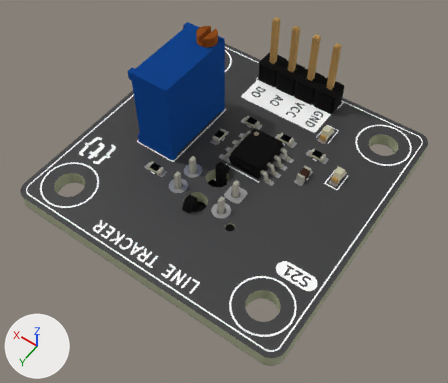
The glTF model assets/img/kit/s21.glb: old version first, new version second.
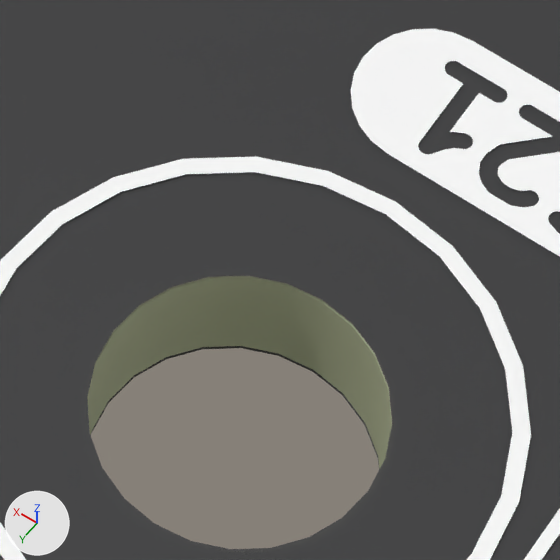
The first picture shows the older version from a 50 mm lens placed at (0.0915, -0.0804, 0.0521), pointed at (0.1149, -0.1132, 0.0005). The close-ups show the older and then the newer version on the part from 52% to 67% of the width and 67% to 84% of the height of that picture. Only the edits that show in the close-ups are written down. Lighting does not change. The marker at lower left points along +X, +Y and +Z. Where no turn or scale is listed for an object, it has been applied to the vertices. Vertices at exactly the same position are counted once.

The scene before the commit, as lines of its bpy script (objects in view):
```python
me_line_track_pcb = bpy.data.meshes.new('line-track_PCB')
me_line_track_pcb.from_pydata(...)  # 926 vertices, 1920 faces; spans x 0.1..0.132, y -0.132..-0.1, z 0.0..0.0015
me_line_track_pcb.materials.append(mat_mat_20)  # greyish green #afb494
me_line_track_silkscreen = bpy.data.meshes.new('line-track_silkscreen')
me_line_track_silkscreen.from_pydata(...)  # 2332 vertices, 2292 faces; spans x 0.1005..0.1315, y -0.1315..-0.1005, z 0.0016
me_line_track_silkscreen.materials.append(mat_mat_16)  # white #fbfbfb
me_line_track_soldermask = bpy.data.meshes.new('line-track_soldermask')
me_line_track_soldermask.from_pydata(...)  # 1140 vertices, 1222 faces; spans x 0.1..0.132, y -0.132..-0.1, z 0.0016
me_line_track_soldermask.materials.append(mat_mat_18)  # dark grey #343437
ob_0_1_1_10 = bpy.data.objects.new('=>[0:1:1:10]', me_line_track_silkscreen)
ob_0_1_1_10.location = (0.0, 0.0, 0.0)
ob_0_1_1_12 = bpy.data.objects.new('=>[0:1:1:12]', me_line_track_soldermask)
ob_0_1_1_12.location = (0.0, 0.0, 0.0)
ob_0_1_1_14 = bpy.data.objects.new('=>[0:1:1:14]', me_line_track_pcb)
ob_0_1_1_14.location = (0.0, 0.0, 0.0)
# also in view: '=>[0:1:1:13]' at (0.116, -0.116, 0.0)
```
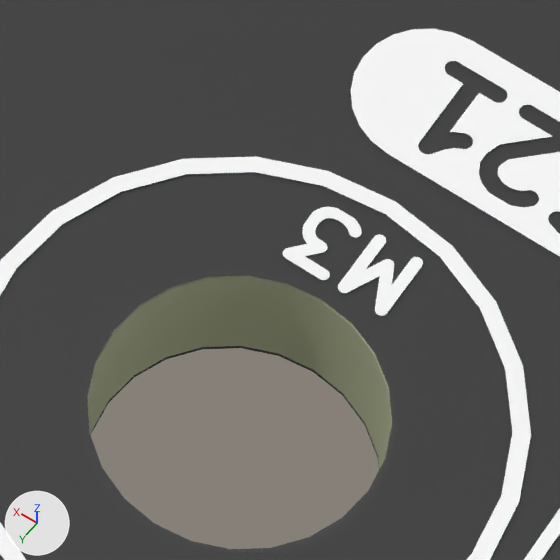
The change, as a list of edits to the scene's bpy script:
```text
Change me_line_track_silkscreen:
    used by ob_0_1_1_10; location = (0.0, 0.0, 0.0)
    remove me_line_track_silkscreen.from_pydata(...)  # 2332 vertices, 2292 faces; spans x 0.1005..0.1315, y -0.1315..-0.1005, z 0.0016
    add me_line_track_silkscreen.from_pydata(...)  # 2892 vertices, 2836 faces; spans x 0.1005..0.1315, y -0.1315..-0.1005, z 0.0016
    me_line_track_silkscreen part 1: a new loose piece of 75 vertices spanning x 0.1041..0.1047, y -0.1066..-0.1058, z 0.0016, in mat_mat_16 (white #fbfbfb)
    me_line_track_silkscreen part 2: a new loose piece of 65 vertices spanning x 0.1033..0.104, y -0.1066..-0.1058, z 0.0016, in mat_mat_16 (white #fbfbfb)
    other edits to the shape of me_line_track_silkscreen do not show in these pictures
```

Where the change shows, as pixel boxes (x1, y1, x2, y2) in the close-ups (560 x 560 px):
part 1 of me_line_track_silkscreen, added
    after: (283, 207, 362, 280)
part 2 of me_line_track_silkscreen, added
    after: (338, 234, 423, 316)
